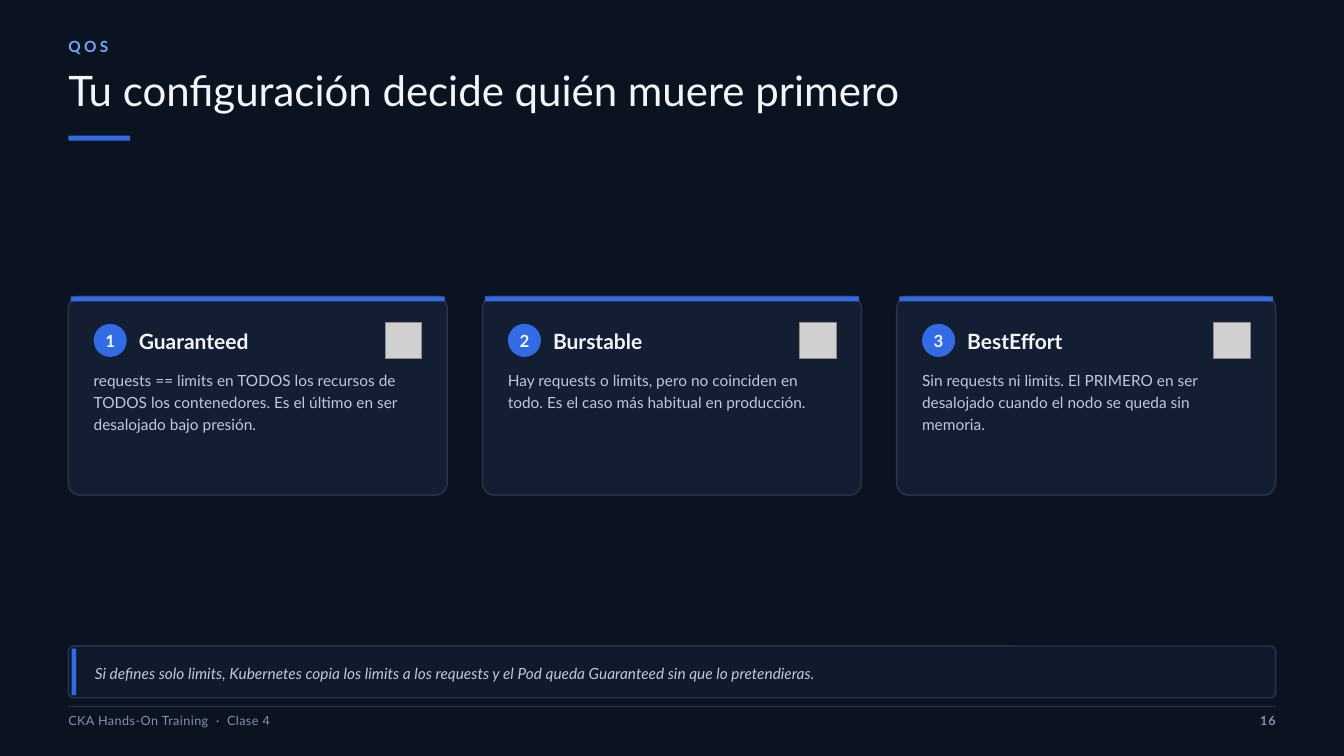
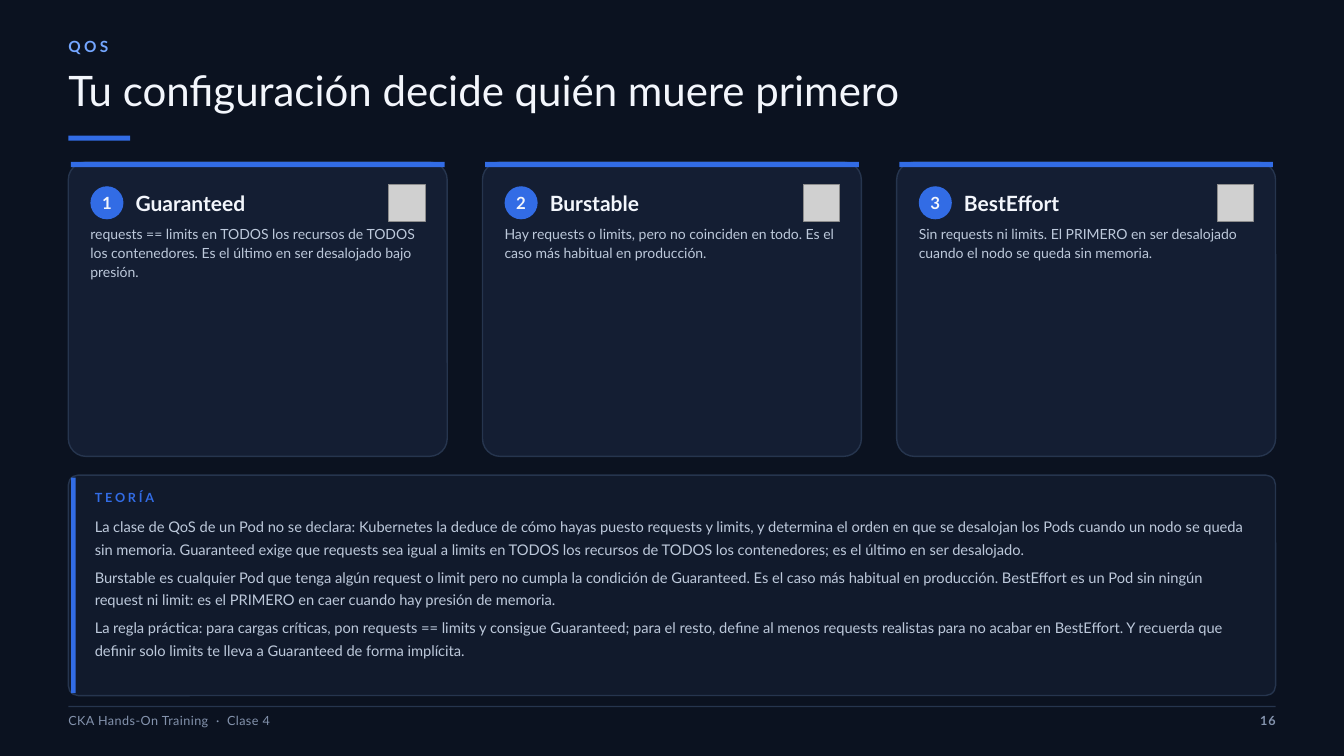
Before and after one commit to brettsacuna/CKA-TRAINING, a slide deck: slide 16 of CLASE-04/01-CLASE-04-CKA.pptx. Drawn at 1344x756 pixels with LibreOffice and Linux fonts; fonts in the diff are those of the drawing; grey boxes stand for pictures. Boxes give left, top, right and bottom in pixels: in the first picture for what was removed or moved away, otherwise in the second. Text is boxed around its words. In the diff, an @@ line names an element or a change of style, - is before the commit and + after.

```diff
--- a/CLASE-04/01-CLASE-04-CKA.pptx
+++ b/CLASE-04/01-CLASE-04-CKA.pptx
@@ rounded rectangle: place and size @@
-rounded rectangle at (69,296,448,495)
+rounded rectangle at (69,162,448,457)
@@ rounded rectangle: place and size @@
-rounded rectangle at (483,296,862,495)
+rounded rectangle at (483,162,862,457)
@@ rounded rectangle: place and size @@
-rounded rectangle at (897,296,1276,495)
+rounded rectangle at (897,162,1276,457)
@@ 3 rectangles: place and size @@
-3 rectangles at (71,296,1273,301)
+3 rectangles at (71,162,1273,167)
@@ text "Burstable": place and size @@
-text "Burstable" at (553,333,642,349)
+text "Burstable" at (550,195,639,211)
@@ 3 ellipses, 2 texts: place and size @@
-3 ellipses, 2 texts at (94,324,1062,357)
+3 ellipses, 2 texts at (91,187,1059,220)
@@ 3 pictures: place and size @@
-3 pictures at (385,323,1250,359)
+3 pictures at (389,185,1254,221)
@@ text "requests == limits en TODOS ...": place and size @@
-text "requests == limits en TODOS ..." at (94,374,397,433)
+text "requests == limits en TODOS ..." at (90,228,415,280)
@@ text "Hay requests o limits, pero ...": place and size @@
-text "Hay requests o limits, pero ..." at (508,374,805,411)
+text "Hay requests o limits, pero ..." at (505,228,834,261)
@@ size 11 to 10 pt; line spacing 1.18 to 1.12 in 3 elements at (90,228,415,280), (505,228,834,261), (919,228,1237,261) @@
@@ text "Sin requests ni limits. El ...": place and size @@
-text "Sin requests ni limits. El ..." at (922,374,1198,430)
+text "Sin requests ni limits. El ..." at (919,228,1237,261)
@@ rounded rectangle: place and size @@
-rounded rectangle at (69,646,1276,698)
+rounded rectangle at (69,475,1276,696)
@@ rounded rectangle at (69,475,1276,696): proportions changed @@
@@ rectangle: place and size @@
-rectangle at (72,648,76,695)
+rectangle at (72,478,76,694)
@@ text at (95,491,1242,659): text changed; size 11 to 10.5 pt; italic off @@
-Si defines solo limits, Kubernetes copia los limits a los requests y el Pod queda Guaranteed sin que lo pretendieras.
+TEORÍA
+La clase de QoS de un Pod no se declara: Kubernetes la deduce de cómo hayas puesto requests y limits, y determina el orden en que se desalojan los Pods cuando un nodo se queda sin memoria. Guaranteed exige que requests sea igual a limits en TODOS los recursos de TODOS los contenedores; es el último en ser desalojado.
+Burstable es cualquier Pod que tenga algún request o limit pero no cumpla la condición de Guaranteed. Es el caso más habitual en producción. BestEffort es un Pod sin ningún request ni limit: es el PRIMERO en caer cuando hay presión de memoria.
+La regla práctica: para cargas críticas, pon requests == limits y consigue Guaranteed; para el resto, define al menos requests realistas para no acabar en BestEffort. Y recuerda que definir solo limits te lleva a Guaranteed de forma implícita.
@@ text "TEORÍA" at (95,491,1242,659): vertical alignment middle to top @@
```
Also in this commit, not shown: 5 other slides changed, 14 other files.
